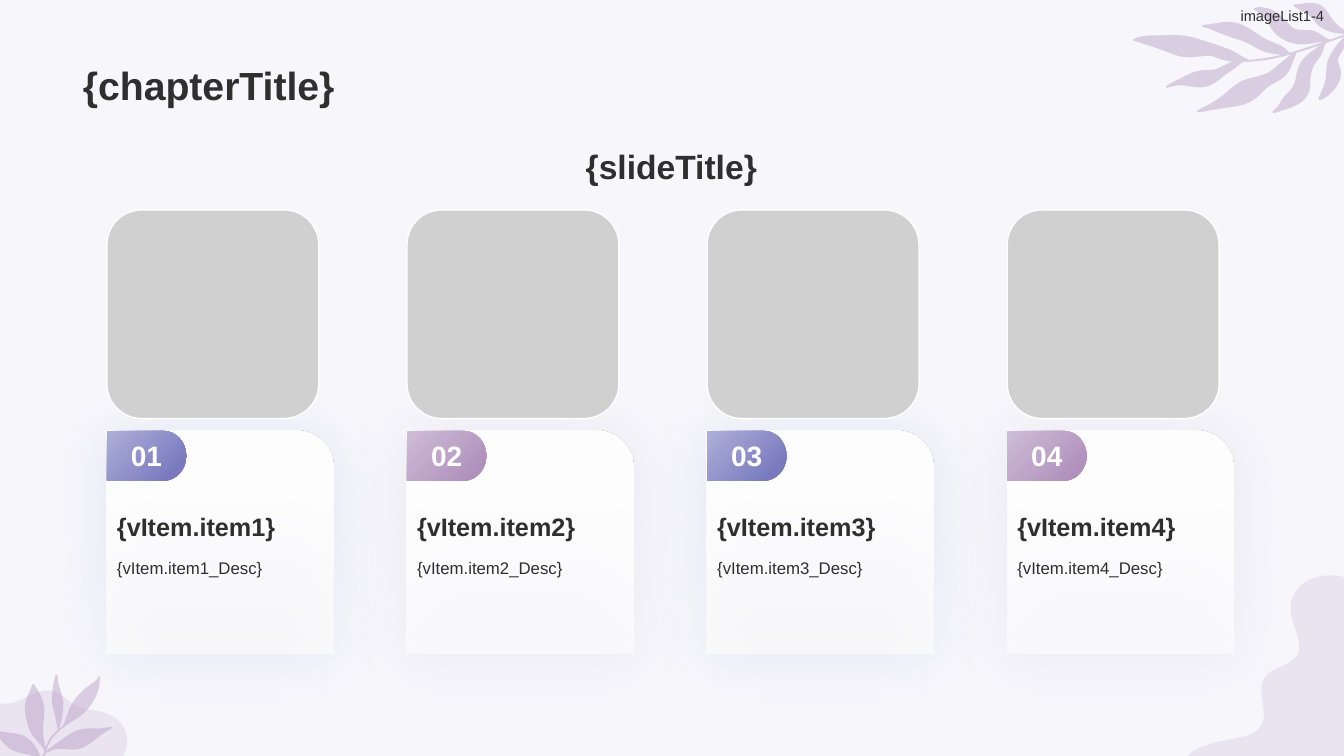
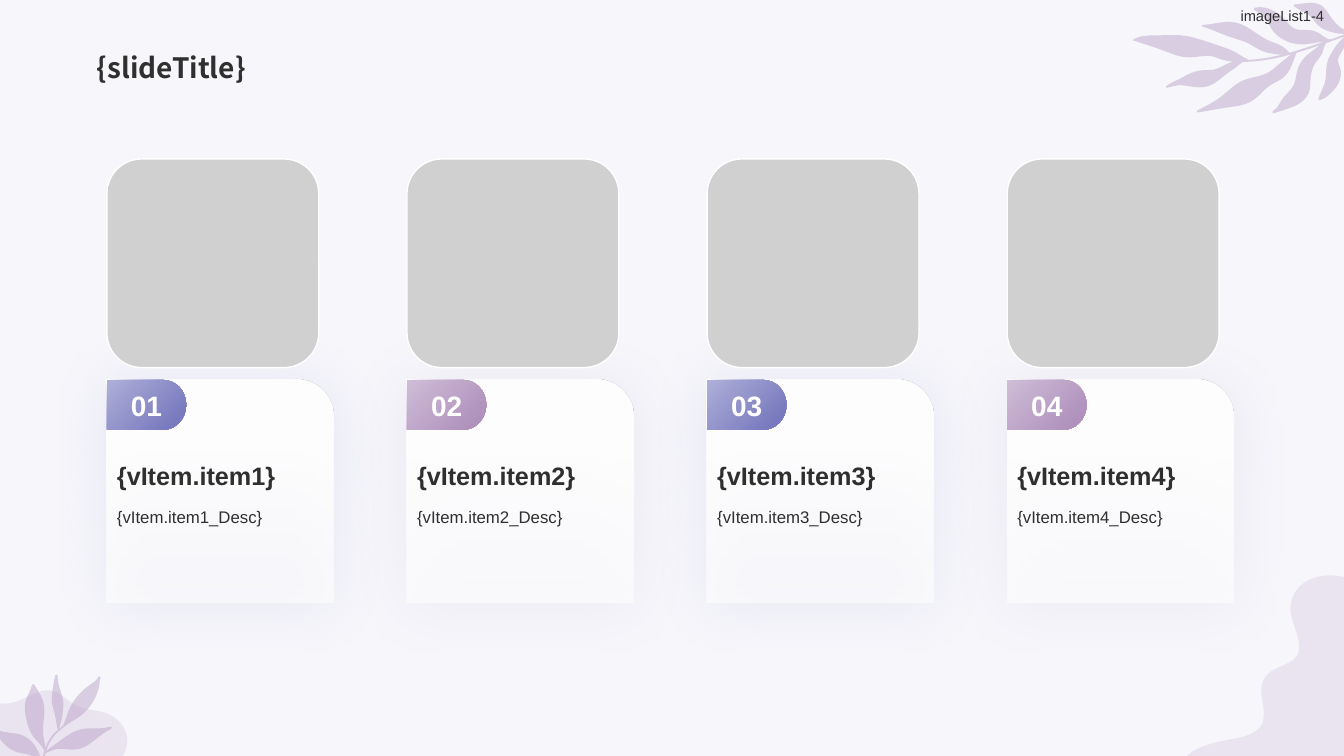
Before and after one commit to wmbamboo/bifang, a slide deck: slide 19 of frontend/public/template_ppt/template_2.pptx. Drawn at 1344x756 pixels with LibreOffice and Linux fonts; fonts in the diff are those of the drawing; grey boxes stand for pictures. Boxes give left, top, right and bottom in pixels: in the first picture for what was removed or moved away, otherwise in the second. Text is boxed around its words. In the diff, an @@ line names an element or a change of style, - is before the commit and + after.

```diff
--- a/frontend/public/template_ppt/template_2.pptx
+++ b/frontend/public/template_ppt/template_2.pptx
@@ text "{slideTitle}": place and size @@
-text "{slideTitle}" at (586,154,757,186)
+text "{slideTitle}" at (97,55,246,83)
@@ text "{slideTitle}" at (97,55,246,83): size 24 to 20 pt, font Arial to Noto Sans CJK SC; alignment centre to left; vertical alignment middle to bottom @@
@@ title removed at (83,71,335,108) @@
-{chapterTitle}
@@ 8 texts, 4 pictures, 4 freeform shapes, 4 round rects: place and size @@
-8 texts, 4 pictures, 4 freeform shapes, 4 round rects at (107,210,1233,653)
+8 texts, 4 pictures, 4 freeform shapes, 4 round rects at (107,159,1233,603)
```
Also in this commit, not shown: 25 other slides changed, 19 other files.
